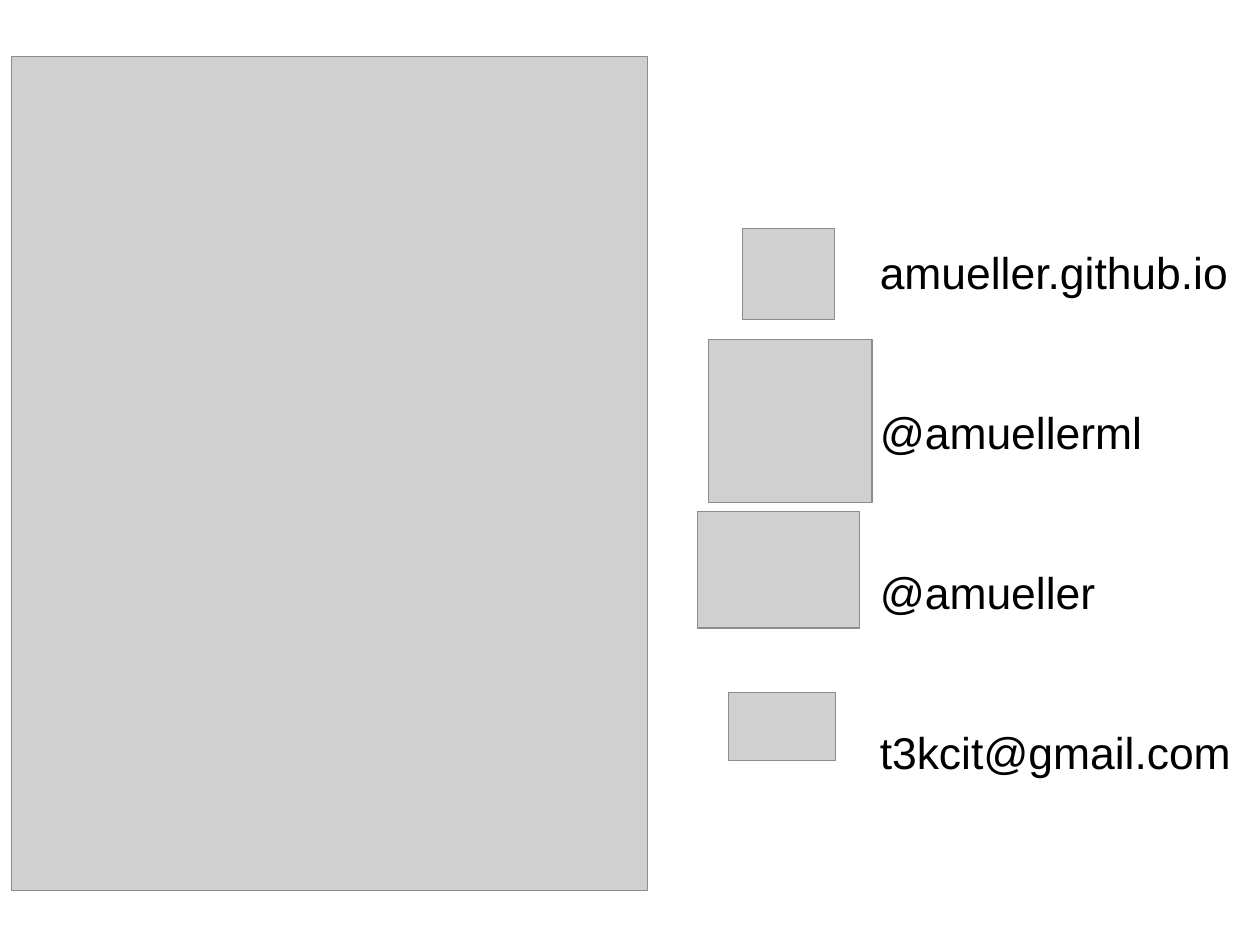
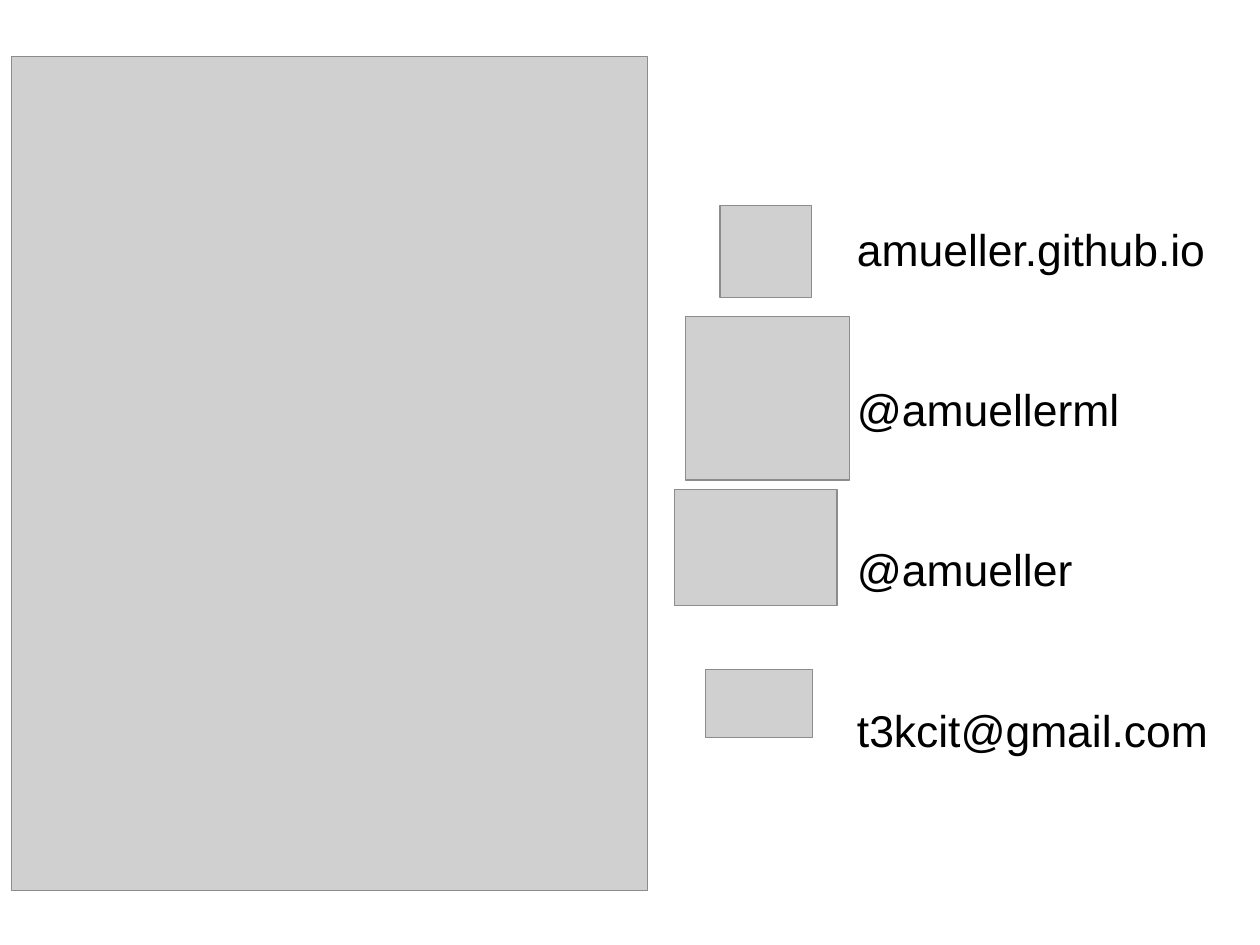
Before and after one commit to amueller/talks_odt, a slide deck: slide 34 of 2018/an-update-on-sklearn.odp (slide 26 before the commit). Drawn at 1260x945 pixels with LibreOffice and Linux fonts; fonts in the diff are those of the drawing; grey boxes stand for pictures. Boxes give left, top, right and bottom in pixels: in the first picture for what was removed or moved away, otherwise in the second. Text is boxed around its words. In the diff, an @@ line names an element or a change of style, - is before the commit and + after.

```diff
--- a/2018/an-update-on-sklearn.odp
+++ b/2018/an-update-on-sklearn.odp
@@ text "amueller.github.io": place and size @@
-text "amueller.github.io" at [880, 256, 1231, 779]
+text "amueller.github.io" at [857, 233, 1208, 756]
@@ 3 pictures: place and size @@
-3 pictures at [709, 229, 872, 761]
+3 pictures at [686, 206, 850, 739]
@@ picture: place and size @@
-picture at [697, 512, 860, 629]
+picture at [675, 489, 837, 606]
```
Also in this commit, not shown: 1 other slide changed, 9 slides added, 1 slide removed.
